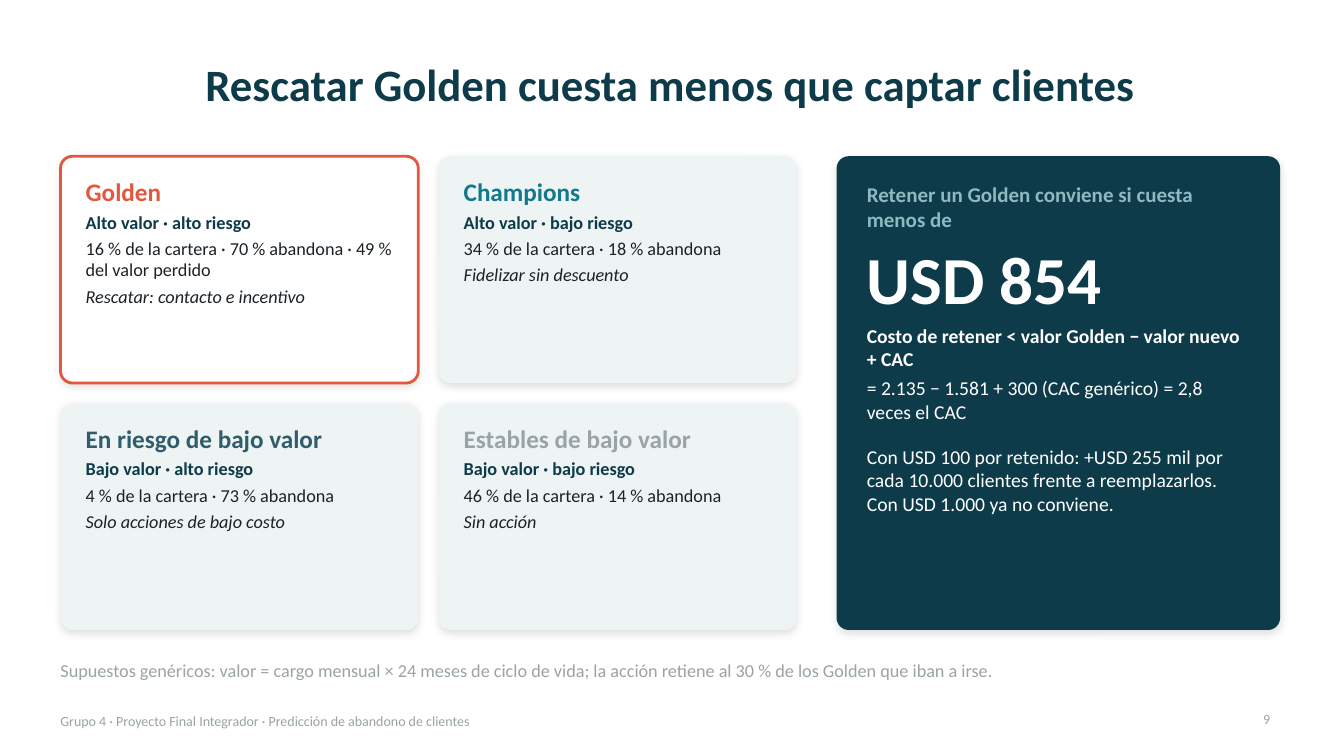
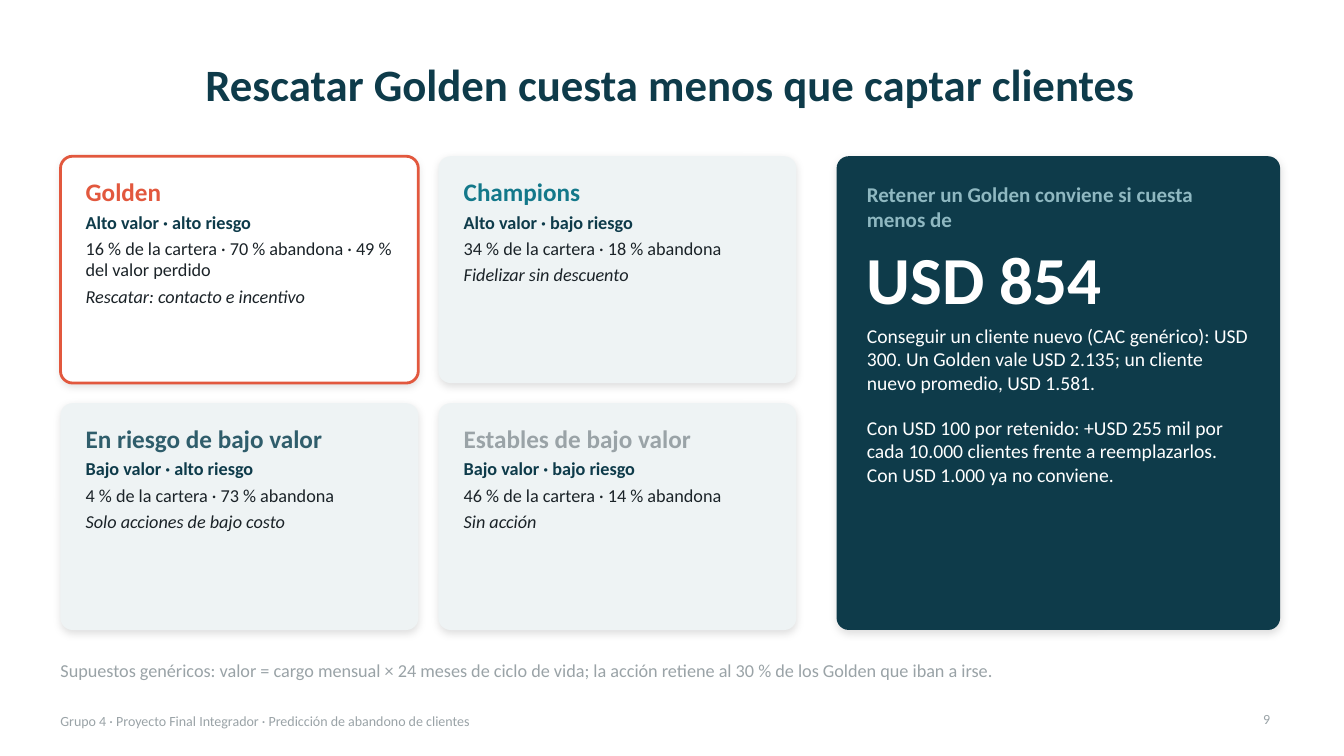
Before and after one commit to jgrozo660/Proyecto-Final-AnalisisDeDatos-UTN, a slide deck: slide 9 of docs/Presentacion_Final_Proyecto_Integrador.pptx. Drawn at 1344x756 pixels with LibreOffice and Linux fonts; fonts in the diff are those of the drawing. Boxes give left, top, right and bottom in pixels: in the first picture for what was removed or moved away, otherwise in the second. Text is boxed around its words. In the diff, an @@ line names an element or a change of style, - is before the commit and + after.

Commit message:
Vuelve a la versión anterior: sin la ecuación ampliada ni el costo del proyecto

```diff
--- a/docs/Presentacion_Final_Proyecto_Integrador.pptx
+++ b/docs/Presentacion_Final_Proyecto_Integrador.pptx
@@ text at (867,329,1248,393): text changed @@
-Costo de retener < valor Golden − valor nuevo + CAC
-= 2.135 − 1.581 + 300 (CAC genérico) = 2,8 veces el CAC
+Conseguir un cliente nuevo (CAC genérico): USD 300. Un Golden vale USD 2.135; un cliente nuevo promedio, USD 1.581.
```
Also in this commit, not shown: 1 other slide changed, 8 other files.
